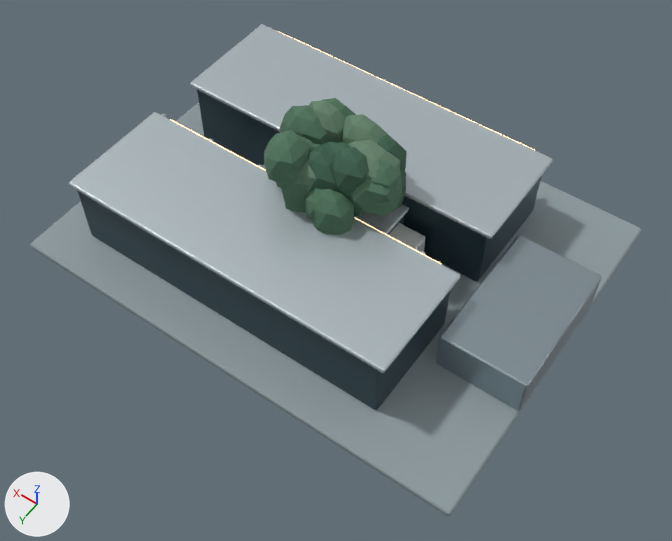
Before and after pictures for a commit that changed the Blender file tools/blender/campus-catalog.blend.
Rendered twice from a 50 mm lens placed at (-24.3, 34.2, 50.3), pointed at (-2.4, 3.6, 2.2). Lighting does not change. The marker at lower left points along +X, +Y and +Z. The first picture is the older version.

Names of what the first picture shows: 'Campus symbol plinth', 'Campus symbol service wing', 'MAP_CAMPUS Ceramic-coated pearl aluminum', 'MAP_CAMPUS Recessed graphite panels', 'TREE0 Foliage 1', 'TREE1 Foliage 0', 'TREE1 Foliage 1', 'TREE1 Foliage 2', 'TREE2 Foliage 1', 'TREE2 Foliage 2' and 7 more.
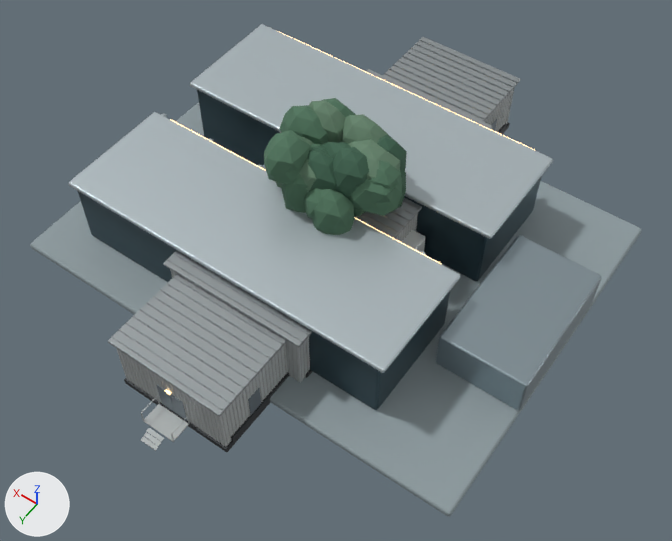
What the commit changed:
Material 'Prefab panel rib' (mat_prefab_panel_rib) is new.
Its base color is (0.42, 0.45, 0.45) (grey #adb3b3).
Its metallic is 0.35.
Its roughness is 0.48.
Material 'Prefab standing-seam roof' (mat_prefab_standing_seam_roof) is new.
Its base color is (0.3, 0.33, 0.34) (grey #959b9e).
Its metallic is 0.45.
Material 'Prefab ribbed wall panel' (mat_prefab_ribbed_wall_panel) is new.
Its base color is (0.5, 0.53, 0.53) (light grey #bcc0c0).
Its metallic is 0.3.
Its roughness is 0.52.
Material 'Prefab door leaf' (mat_prefab_door_leaf) is new.
Its base color is (0.16, 0.2, 0.23) (grey #6f7c84).
Its metallic is 0.35.
Its roughness is 0.45.
Material 'Prefab steel skid' (mat_prefab_steel_skid) is new.
Its base color is (0.05, 0.055, 0.06) (dark grey #3f4245).
Its metallic is 0.6.
Its roughness is 0.55.
Mesh me_handrail_post_008 is new.
It has 1856 vertices, 1392 faces and spans x -5.0..5.0, y -13.5..13.5, z 0.0..4.9.
It uses material mat_prefab_panel_rib (grey #adb3b3).
Mesh me_roof_deck_001 is new.
It has 392 vertices, 320 faces and spans x -5.2..5.2, y -11.2..11.2, z 5.0..5.3.
It uses material mat_prefab_standing_seam_roof (grey #959b9e).
Mesh me_wall_panel_body_001 is new.
It is a box spanning x -5.0..5.0, y -11.0..11.0, z 0.4..5.0.
It uses material mat_prefab_ribbed_wall_panel (light grey #bcc0c0).
Mesh me_handrail is new.
It has 2384 vertices, 1788 faces and spans x -4.0..4.0, y -19.5..19.5, z 0.0..4.6.
It uses material mat_prefab_panel_rib (grey #adb3b3).
Mesh me_personnel_door_leaf is new.
It has 80 vertices, 60 faces and spans x -4.1..1.0, y -17.1..17.1, z 0.4..2.6.
It uses material mat_prefab_door_leaf (grey #6f7c84).
Mesh me_cable_entry_skirt is new.
It has 16 vertices, 12 faces and spans x -4.1..4.1, y -17.1..17.1, z 0.0..0.8.
It uses material mat_prefab_steel_skid (dark grey #3f4245).
Mesh me_roof_deck is new.
It has 552 vertices, 440 faces and spans x -4.2..4.2, y -17.2..17.2, z 4.6..4.9.
It uses material mat_prefab_standing_seam_roof (grey #959b9e).
Mesh me_wall_panel_body is new.
It is a box spanning x -4.0..4.0, y -17.0..17.0, z 0.4..4.6.
It uses material mat_prefab_ribbed_wall_panel (light grey #bcc0c0).
Object 'CTRL_HOUSE Prefab panel rib' (ob_ctrl_house_prefab_panel_rib) is new; it shows me_handrail_post_008.
Its parent is ob_ctrl_house.
Its location is (0.0, 0.0, 0.0).
Object 'CTRL_HOUSE' (ob_ctrl_house) is new.
Its parent is ob_ifx_campus_catalog.
Its location is (0.0, 0.0, 0.0).
Object 'CTRL_HOUSE Prefab standing-seam roof' (ob_ctrl_house_prefab_standing_seam_roof) is new; it shows me_roof_deck_001.
Its parent is ob_ctrl_house.
Its location is (0.0, 0.0, 0.0).
Object 'Wall panel body.001' (ob_wall_panel_body_001) is new; it shows me_wall_panel_body_001.
Its parent is ob_ctrl_house.
Its location is (0.0, 0.0, 0.0).
Object 'EHOUSE Prefab panel rib' (ob_ehouse_prefab_panel_rib) is new; it shows me_handrail.
Its parent is ob_ehouse.
Its location is (0.0, 0.0, 0.0).
Object 'EHOUSE' (ob_ehouse) is new.
Its parent is ob_ifx_campus_catalog.
Its location is (0.0, 0.0, 0.0).
Object 'EHOUSE Prefab door leaf' (ob_ehouse_prefab_door_leaf) is new; it shows me_personnel_door_leaf.
Its parent is ob_ehouse.
Its location is (0.0, 0.0, 0.0).
Object 'EHOUSE Prefab steel skid' (ob_ehouse_prefab_steel_skid) is new; it shows me_cable_entry_skirt.
Its parent is ob_ehouse.
Its location is (0.0, 0.0, 0.0).
Object 'EHOUSE Prefab standing-seam roof' (ob_ehouse_prefab_standing_seam_roof) is new; it shows me_roof_deck.
Its parent is ob_ehouse.
Its location is (0.0, 0.0, 0.0).
Object 'Wall panel body' (ob_wall_panel_body) is new; it shows me_wall_panel_body.
Its parent is ob_ehouse.
Its location is (0.0, 0.0, 0.0).

Pixel boxes [x1, y1, x2, y2] of what changed, in the pictures (672 x 541 px):
'EHOUSE Prefab standing-seam roof', added: after [108, 37, 521, 417]
'CTRL_HOUSE Prefab standing-seam roof', added: after [163, 69, 493, 347]
'EHOUSE Prefab panel rib', added (mostly hidden): after [117, 88, 514, 451]
'Wall panel body', added: after [116, 87, 515, 447]
'EHOUSE Prefab steel skid', added: after [124, 123, 510, 452]
'Wall panel body.001', added (mostly hidden): after [170, 213, 418, 382]
'EHOUSE Prefab door leaf', added: after [156, 119, 497, 421]
'CTRL_HOUSE Prefab panel rib', added (mostly hidden): after [171, 214, 417, 382]
